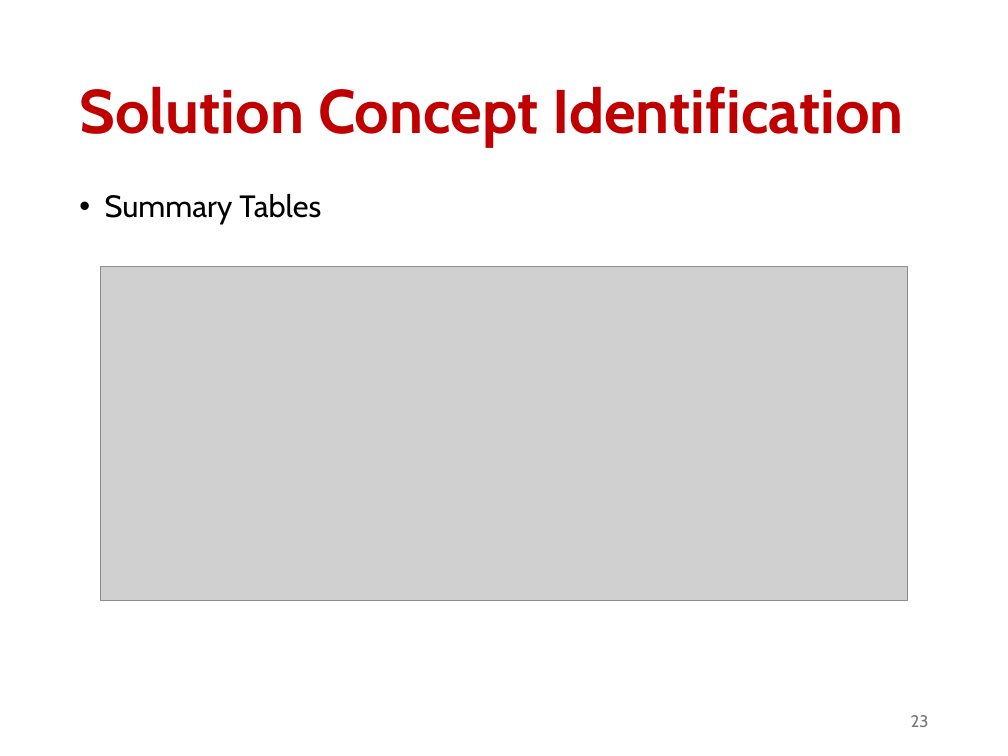
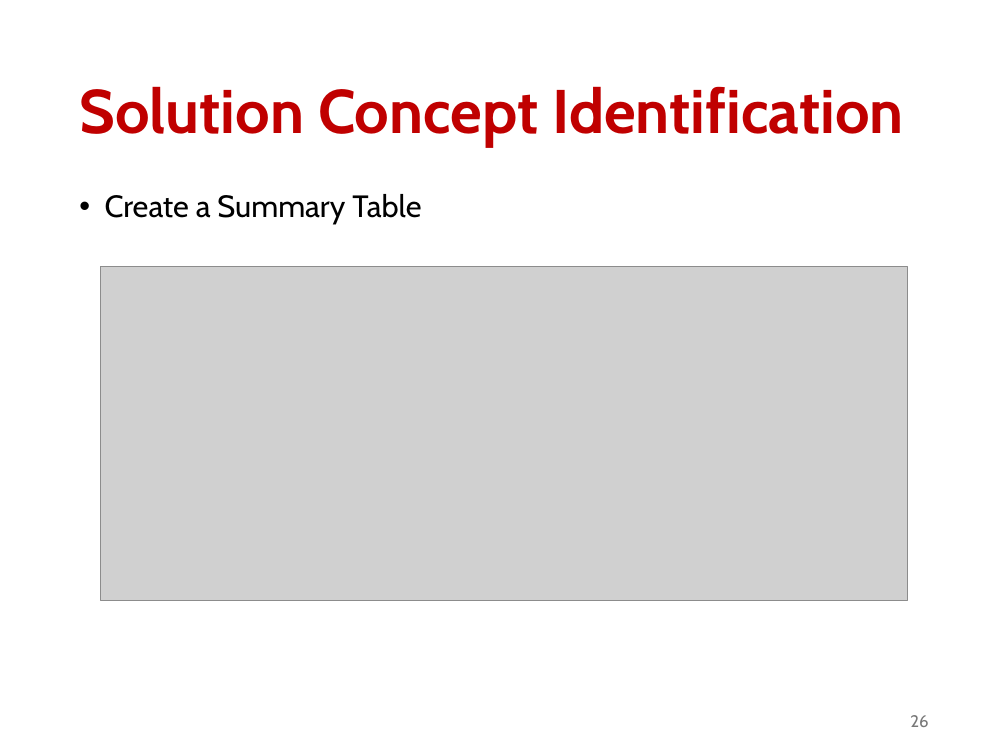
Before and after one commit to abuabara/abuabara.github.io, a slide deck: slide 26 of DAEN460S26/week9.pptx (slide 23 before the commit). Drawn at 1008x756 pixels with LibreOffice and Linux fonts; fonts in the diff are those of the drawing; grey boxes stand for pictures. Boxes give left, top, right and bottom in pixels: in the first picture for what was removed or moved away, otherwise in the second. Text is boxed around its words. In the diff, an @@ line names an element or a change of style, - is before the commit and + after.

```diff
--- a/DAEN460S26/week9.pptx
+++ b/DAEN460S26/week9.pptx
@@ text at box(105, 194, 421, 224): text changed @@
-• Summary Tables
+• Create a Summary Table
@@ page number at box(910, 715, 928, 727): text changed @@
-23
+26
```
Also in this commit, not shown: 7 other slides changed, 3 slides added, 1 other file.
